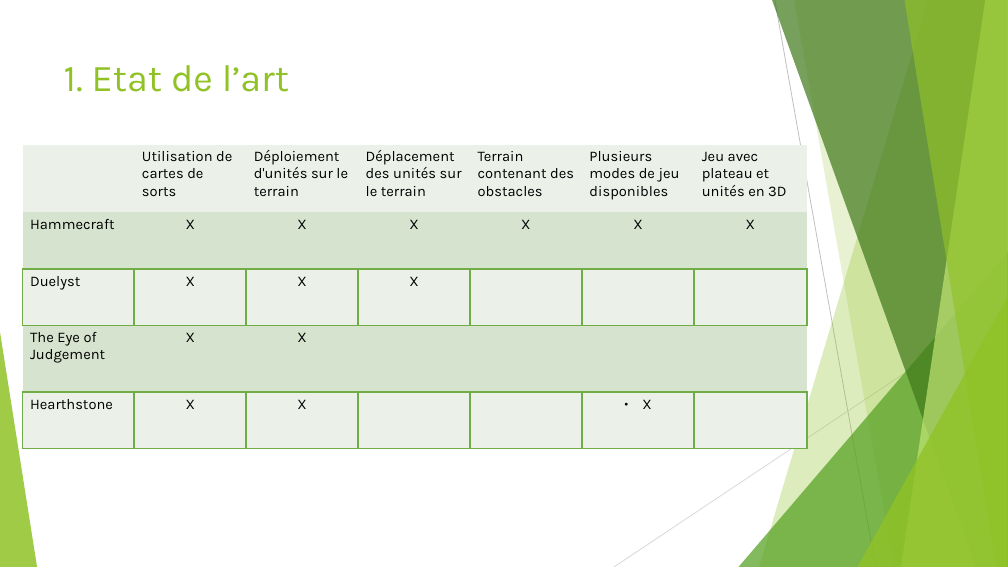
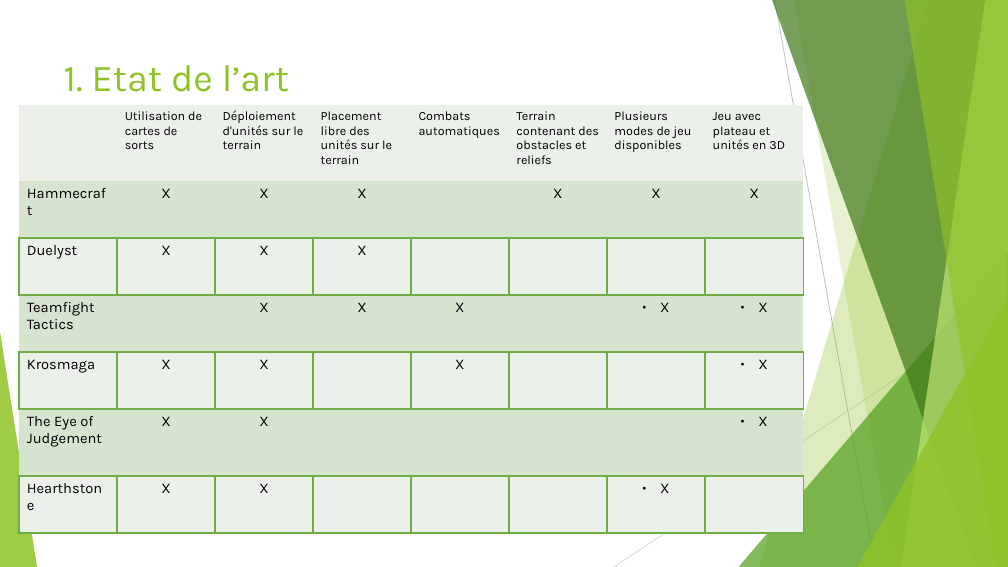
Before and after one commit to PNS-PS7and8/pns-innov1920-pns-innov1920-n, a slide deck: slide 3 of EtatDeLArt.odp. Drawn at 1008x567 pixels with LibreOffice and Linux fonts; fonts in the diff are those of the drawing. Boxes give left, top, right and bottom in pixels: in the first picture for what was removed or moved away, otherwise in the second. Text is boxed around its words. In the diff, an @@ line names an element or a change of style, - is before the commit and + after.

```diff
--- a/EtatDeLArt.odp
+++ b/EtatDeLArt.odp
@@ table at [20,105,806,533] @@
- | Utilisation de cartes de sorts | Déploiement d'unités sur le terrain | Déplacement des unités sur le terrain | Terrain contenant des obstacles | Plusieurs modes de jeu disponibles | Jeu avec plateau et unités en 3D
-Hammecraft | X | X | X | X | X | X
-Duelyst | X | X | X |  |  | 
-The Eye of Judgement | X | X |  |  |  | 
-Hearthstone | X | X |  |  | X | 
+ | Utilisation de cartes de sorts | Déploiement d'unités sur le terrain | Placement libre des unités sur le terrain | Combats automatiques | Terrain contenant des obstacles et reliefs | Plusieurs modes de jeu disponibles | Jeu avec plateau et unités en 3D
+Hammecraft | X | X | X |  | X | X | X
+Duelyst | X | X | X |  |  |  | 
+Teamfight Tactics |  | X | X | X |  | X | X
+Krosmaga | X | X |  | X |  |  | X
+The Eye of Judgement | X | X |  |  |  |  | X
+Hearthstone | X | X |  |  |  | X | 
@@ table: place and size @@
-table at [23,144,808,448]
+table at [20,105,806,533]
```
Also in this commit, not shown: 4 other slides changed, 10 other files.
